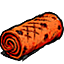
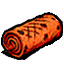
Comparing the layer stacks of the two 64px x 64px images. Changes:
painted on "设计厨师灵感图(4)" over bbox(0, 11, 64, 62)
